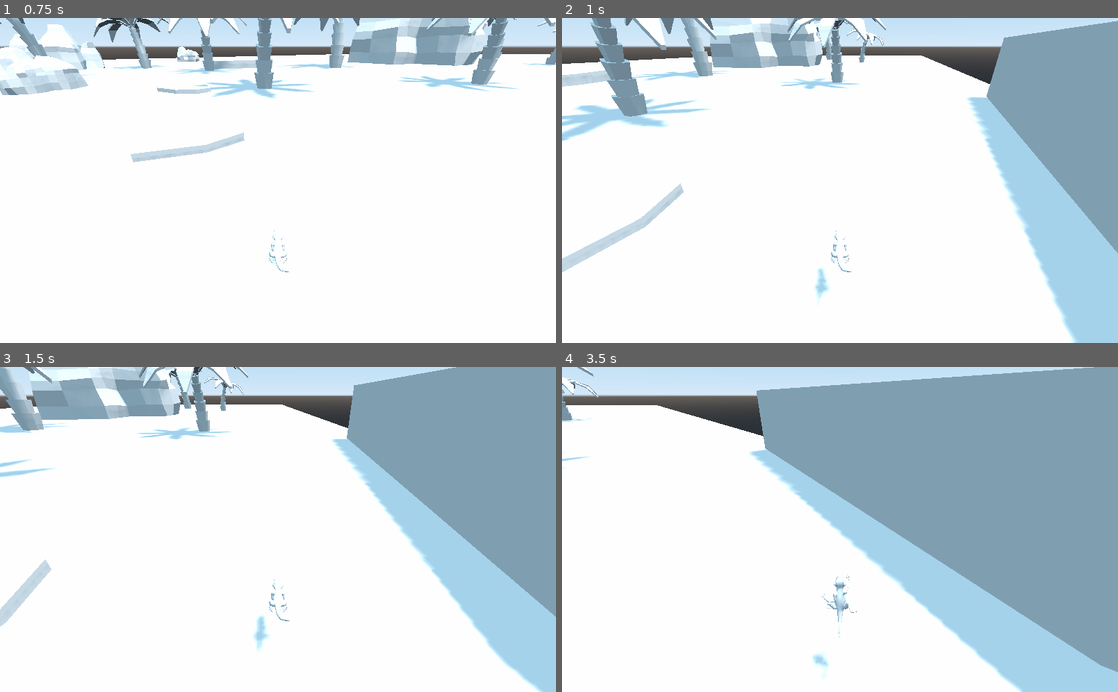
Above: before the commit, frames 1-4 (two rows, left to right).
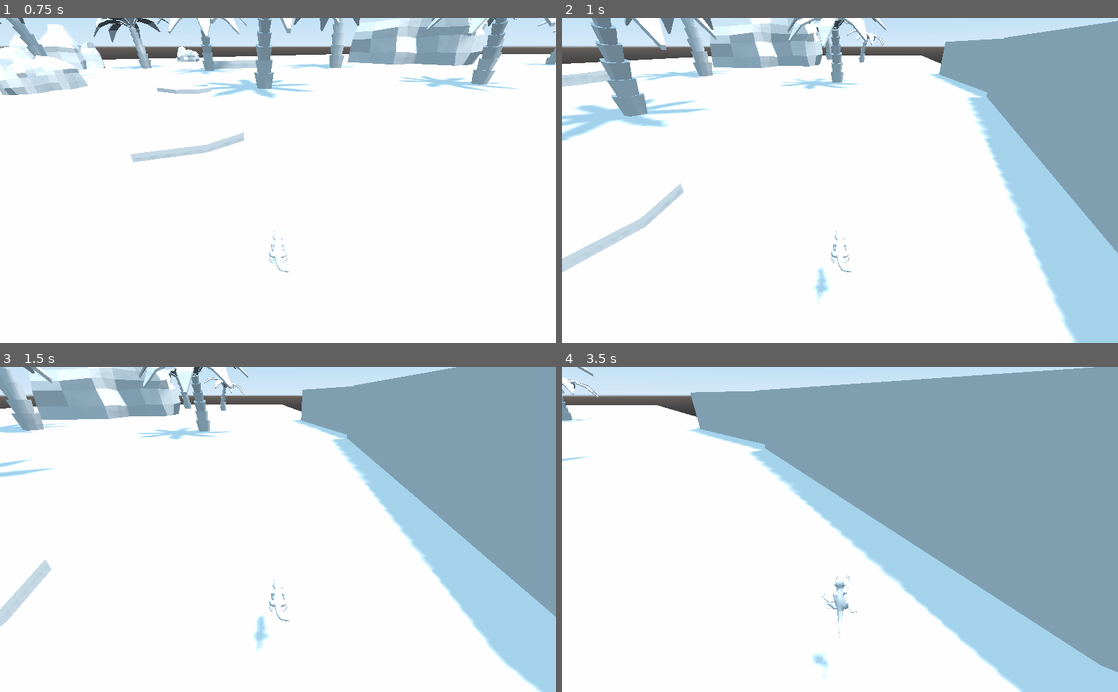
Above: after the commit, the same moments.

Repository: cordbleibaum/ludumdare46
Game: Godot game, scene res://TestScene.tscn
Two runs of this game, one before a commit and one after it. Both use one fixed random seed, a clock stepped at 60 frames per second and the inputs below.
Inputs:
- Up to frame 1 (0.75 s): tap Enter at 0.5 s; hold D (move_right) from 0.53 s (still down); hold Shift (sprint) from 0.53 s (still down)
- Up to frame 2 (1 s): keep holding D (move_right); keep holding Shift (sprint); tap Space (jump) at 0.77 s
- Up to frame 3 (1.5 s): release D (move_right) at 1.28 s; release Shift (sprint) at 1.28 s; hold A (move_left) from 1.28 s (still down); tap Shift (sprint) at 1.35 s
- Up to frame 4 (3.5 s): tap Space (jump) at 1.52, 3.02 s; release A (move_left) at 2.03 s; hold D (move_right) 2.03-2.78 s; hold Shift (sprint) 2.03-2.78 s; hold W (move_forward) from 2.78 s (still down); tap Shift (sprint) at 2.85 s

Frame 1 is identical in both runs. In frame 2, 1.5% of the frame differs, in the area x 65-80%, y 6-25%; in frame 3, 1.2%; in frame 4, 1.8%, in the area x 22-37%, y 7-26%.

Commit message:
add a font from google fonts

Diff:
--- /dev/null
+++ b/game/Assets/Frijole.tres
@@ -0,0 +1,8 @@
+[gd_resource type="DynamicFont" load_steps=2 format=2]
+
+[ext_resource path="res://Frijole-Regular.ttf" type="DynamicFontData" id=1]
+
+[resource]
+size = 35
+use_mipmaps = true
+font_data = ExtResource( 1 )
--- a/game/TestScene.tscn
+++ b/game/TestScene.tscn
@@ -6,6 +6,7 @@
 [ext_resource path="res://Prefabs/Rocks.tscn" type="PackedScene" id=4]
 [ext_resource path="res://Prefabs/Plateau.tscn" type="PackedScene" id=5]
 [ext_resource path="res://Prefabs/Stone.tscn" type="PackedScene" id=6]
+[ext_resource path="res://Assets/Frijole.tres" type="DynamicFont" id=7]
 
 [sub_resource type="BoxShape" id=1]
 extents = Vector3( 50, 1, 1 )
@@ -128,6 +129,9 @@
 [node name="Plateau7" parent="Environment" instance=ExtResource( 5 )]
 transform = Transform( 9.4626, 0, -3.23406, 0, 10, 0, 3.23406, 0, 9.4626, 0, 0, -53.0523 )
 
+[node name="Plateau11" parent="Environment" instance=ExtResource( 5 )]
+transform = Transform( -9.93584, 0, 1.13099, 0, 10, 0, -1.13099, 0, -9.93584, -32.2575, 0, -53.0523 )
+
 [node name="Plateau8" parent="Environment" instance=ExtResource( 5 )]
 transform = Transform( 9.99937, 0, 0.112222, 0, 10, 0, -0.112222, 0, 9.99937, 25.0682, 0, -55.4231 )
 
@@ -169,9 +173,11 @@
 }
 
 [node name="LabelStatus" type="Label" parent="MarginCenter"]
-margin_top = 23.0
+margin_top = 5.0
 margin_right = 400.0
-margin_bottom = 37.0
+margin_bottom = 54.0
+custom_fonts/font = ExtResource( 7 )
 custom_colors/font_color = Color( 0, 0, 0, 1 )
+custom_colors/font_color_shadow = Color( 0, 0, 0, 1 )
 align = 1
 [connection signal="body_entered" from="WinningArea" to="WinningArea" method="_on_WinningArea_body_entered"]
Binary file added: game/Frijole-Regular.ttf
Not shown: 1 places in game/TestScene.tscn that only renumber resources
